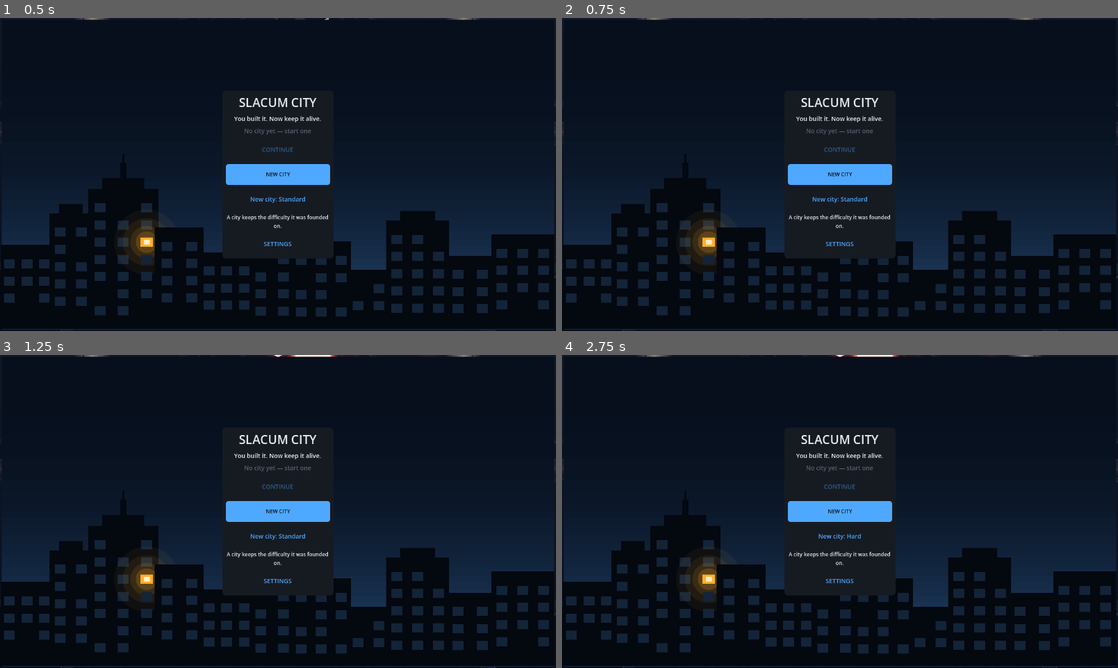
Above: before the commit, frames 1-4 (two rows, left to right).
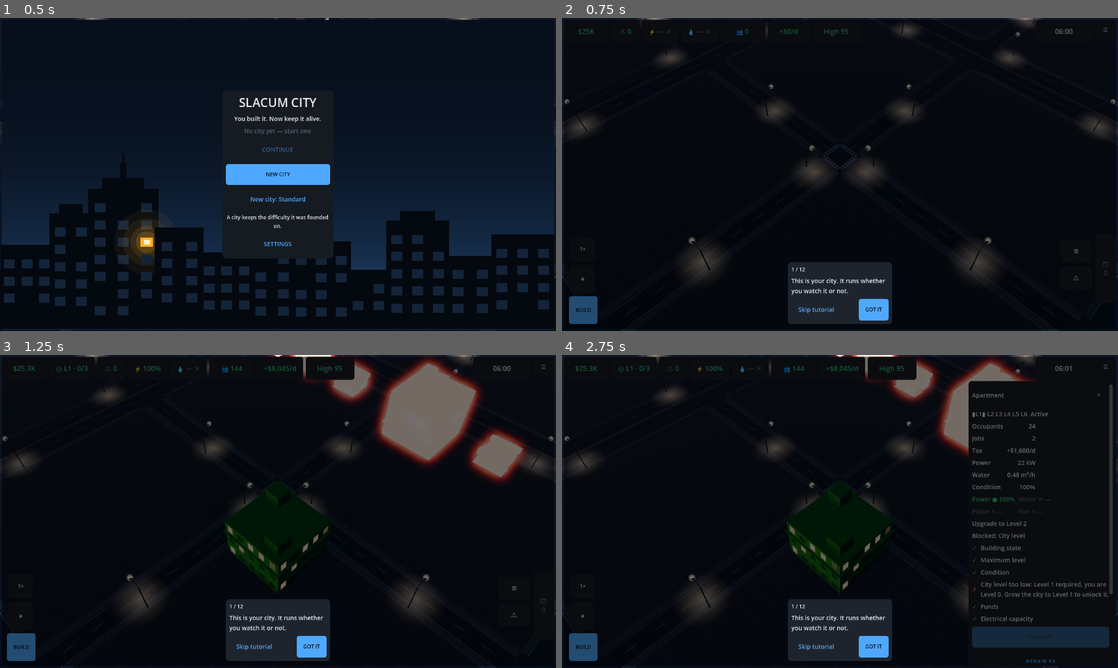
Above: after the commit, the same moments.

Repository: TechBran/slacum-city
Game: Godot game, scene res://game/main.tscn
The game is run twice, just before and just after one commit, with the same random seed, the same clock (stepped at 60 frames per second) and the same inputs.
Inputs (mouse positions are in pixels of both pictures, inside the frame that each line leads up to):
- Up to frame 1 (0.5 s): no input
- Up to frame 2 (0.75 s): click "NEW CITY" at 0.5 s
- Up to frame 3 (1.25 s): no input
- Up to frame 4 (2.75 s): click (840, 511) at 1.25 s, where only the run before the commit has a clickable "NEW CITY"; click (840, 536) at 2 s, where only the run before the commit has a clickable "New city: Standard"

Frame 1 is identical in both runs. In frame 2, 30% of the frame differs, in the area x 0-100%, y 0-100%; in frame 3, 40%; in frame 4, 36%.

Commit message:
Integrate Wave 11: difficulty at the door, floods on screen, stepped loads, last doors
Shell wiring over the five merged Wave-11 branches:
- Title new-game takes the difficulty preset (found_with_difficulty before the
  KEEP capture); S9 shows it read-only; a loaded city re-reports its own.
- FloodView wired end to end: build in _build_ground, event feed, road-rebuild
  hook, per-frame refresh, preset seeds (boot/settings/governor), resync
  prime+snap, and the alerts centre's flood-cell camera jump.
- CONTINUE now steps the restore one slice per frame behind the title door
  (_begin_restore/_advance_restore/_refuse_title_continue) — no more frozen
  frame on a big city; boot/crash restore stays monolithic by design.
- Recall + auto-repair-policy binds; --preset= launch pin for device captures.
- Ruling ids assigned at merge: difficulty RR-48/§K, save-load RR-49..52,
  flood RR-53/§L, doors RR-54, hygiene RR-55..59/§25; doc 92 §29 difficulty,
  §30 auto-repair dial.

Suite: 2,047 tests / 514,573 asserts, 0 failed, 0 silent (the runner now
refuses green when a test method aborts without asserting).

Co-Authored-By: Claude Fable 5 <noreply@anthropic.com>
Claude-Session: https://claude.ai/code/session_016V1Lu8kx1mfpeLa7xidnwc

Diff:
--- a/game/main.gd
+++ b/game/main.gd
@@ -17,6 +17,7 @@
 var streetlights: StreetlightView
 var environment_controller: EnvironmentController
 var weather_fx: WeatherFX
+var flood_view: FloodView
 var camera_rig: CameraRig
 var camera_state: CameraState
 var touch_input: TouchInput
@@ -69,6 +70,12 @@
 var _resumed_slot := -1   # >= 0 when this session restored a save at boot
 var _want_title := false  # clean player launch → the title door owns the load
 var _title_up := false    # true while the door is showing; gates saves + catch-up
+## The load in flight, or null. While it is non-null the sim is HALF-RESTORED —
+## every `_process` line below the guard would read a city that does not exist
+## yet — and the title door is still up, which is what the player sees instead
+## of a frozen frame (doc 08 §2.15.2, doc 13 §2.9.1).
+var _restore_cursor: RestoreCursor = null
+var _restore_slot := -1
 var _render_data: Dictionary = {}
 var road_surface: RoadSurfaceView
 ## doc 11 §7.4's PERF line — emitted by this, because nothing ever called
@@ -311,10 +318,27 @@
 	water_node.name = "Water"
 	water_node.multimesh = water_mm
 	ground_root.add_child(water_node)
+	# doc 11 §2.9b / doc 07 §2.4: standing water on flooded LOW blocks' road
+	# tiles. ONE MultiMesh for the whole city; the node hides itself when the
+	# city is dry, so a dry frame costs nothing (A91-D-26).
+	flood_view = FloodView.new()
+	flood_view.name = "Flood"
+	ground_root.add_child(flood_view)
+	flood_view.setup(_render_data)
+	flood_view.rebuild(world.grid)
+	# Doc 07 PERSISTS the flood field, so a save resumed mid-flood has its
+	# answer before the first frame rather than after the next band crossing.
+	flood_view.prime(sim_host.sim.weather.flood.depth_mm)
+	flood_view.snap()
 
 
 func _build_city_view(render_data: Dictionary) -> void:
 	render_model = RenderStateModel.new(render_data)
+	# doc 11 §7.4 / tools/bench_device.sh: pin the graphics preset from the
+	# launch arguments, BEFORE PerfGovernor and the per-layer seeds read it.
+	for preset_arg in DevArgs.user_args():
+		if String(preset_arg).begins_with("--preset="):
+			render_model.set_preset(String(preset_arg).trim_prefix("--preset="))
 	var manifest: Dictionary = StarterCityLoader.read_json(
 			"res://game/meshes/generated/manifest.json")
 	for entry in manifest.get("meshes", []):
@@ -366,6 +390,8 @@
 	# the settings row. Seed them all from the resolved preset once, here.
 	if road_surface != null:
 		road_surface.set_preset(render_model.preset, render_data)
+	if flood_view != null:
+		flood_view.set_preset(render_model.preset, render_data)
 	vehicle_view.set_preset(render_model.preset, render_data)
 	android_lifecycle.thermal_status_changed.connect(perf_governor.set_thermal_status)
 	construction_view = ConstructionSiteView.new()
@@ -460,6 +486,8 @@
 		ui_root.feed_events(batch)
 	if weather_fx != null:
 		weather_fx.feed_events(batch)   # doc 07's weather_changed / lightning_strike
+	if flood_view != null:
+		flood_view.feed_events(batch)   # doc 07's flood_level_changed
 	for event in batch:
 		match StringName(String(event.get("type", ""))):
 			&"road_graph_changed", &"block_roads_stamped":
@@ -826,8 +854,18 @@
 	root.deeplink_requested.connect(_on_ui_deeplink)
 	root.bind_tax(sim_host.sim.cmd_set_tax_level, sim_host.sim.tax_level(),
 			sim_host.sim.tax_level_count(), sim_host.sim.tax_rate)
+	# Doc 10 §2.13's automatic road repair (doc 12 D-50): the PAIR of dials
+	# `RoadNetwork` takes, seeded from what this city actually holds so a
+	# restored save's policy wins over the data default.
+	root.bind_road_policy(sim_host.sim.cmd_set_auto_repair_policy,
+			sim_host.sim.auto_repair_policy())
+	# Doc 06 §2.11's recall (doc 12 D-48, doc 91 A91-D-24): one line is the door.
+	root.bind_recall(sim_host.sim.cmd_recall_unit)
 	root.bind_dispatch_policy(sim_host.sim.cmd_set_dispatch_policy,
 			sim_host.sim.incidents.dispatch.policy.serialize())
+	# Doc 03 §2.9: S9 shows the city's difficulty read-only (doc 93 §K1 — there
+	# is no setter, so this is a REPORT and not a binding).
+	root.set_city_difficulty(sim_host.sim.difficulty_preset())
 	# §2.13's level-up moment fires on a CHANGE; seed the level the city already
 	# has so a resumed save does not celebrate it a second time.
 	root.set_city_level(sim_host.sim.progression.city_level)
@@ -1098,6 +1136,16 @@
 			var b: Building = sim_host.sim.buildings[sim_id]
 			if sim_id == str(id) or b.id == int(id):
 				return Vector3(b.origin.x * tile_m, 0.0, b.origin.y * tile_m)
+	if kind == &"cell":
+		# doc 07 §2.4 keys a flood cell "B<bx>,<bz>" (land block) or "<tx>,<tz>".
+		var parts := str(id).split(",")
+		if parts.size() == 2:
+			if str(id).begins_with("B"):
+				var bx := int(parts[0].substr(1))
+				var bz := int(parts[1])
+				return Vector3((bx * 16 + 8) * tile_m, 0.0, (bz * 16 + 8) * tile_m)
+			return Vector3(int(parts[0]) * tile_m + 4.0, 0.0,
+					int(parts[1]) * tile_m + 4.0)
 	return null
 
 
@@ -1140,6 +1188,9 @@
 						StarterCityLoader.read_json("res://data/render.json"))
 			if road_surface != null:
 				road_surface.set_preset(str(model.value("graphics")),
+						StarterCityLoader.read_json("res://data/render.json"))
+			if flood_view != null:
+				flood_view.set_preset(str(model.value("graphics")),
 						StarterCityLoader.read_json("res://data/render.json"))
 			if perf_governor != null:
 				# A player's preset choice clears the ladder and any latched drop.
@@ -1178,20 +1229,45 @@
 	_resync_world_views()
 	if ui_root != null:
 		ui_root.restore_ui_state(save_service.last_loaded_ui)
+		# The preset is part of the city (doc 08 §2.8 v6), so a loaded city can
+		# carry a different one than the process booted on.
+		ui_root.set_city_difficulty(sim_host.sim.difficulty_preset())
 	_refresh_hud()
 
 
 func _on_title_continue(slot: int) -> void:
-	var ok := slot >= 0 and save_service.load_slot(sim_host.sim, slot)
-	if not ok:
-		ok = save_service.load_latest(sim_host.sim) >= 0
-	if not ok:
-		ui_root.push_toast(UIWidgets.t(ui_root.config, "ui_saves_failed"),
-				HudModel.STATE_CRITICAL)
-		ui_root.refresh_title()
-		return   # the door survives a corrupt save
-	_resumed_slot = slot
-	_on_ui_save_loaded(slot)
+	if _restore_cursor != null:
+		return   # a second press while the first load is still stepping
+	var target := slot if slot >= 0 else save_service.latest_slot()
+	if target < 0:
+		_refuse_title_continue()
+		return
+	_begin_restore(target)
+
+
+## One step per frame, behind the door. The door IS the veil until there is a
+## real one (doc 91 §20.2 item 19): it is already drawn and already animating,
+## and dismissing it is now the last thing the load does rather than the first.
+func _begin_restore(target: int) -> void:
+	_restore_slot = target
+	_restore_cursor = save_service.begin_load_slot(sim_host.sim, target)
+
+
+## Runs INSTEAD of the rest of `_process` while a load is in flight.
+func _advance_restore() -> void:
+	if not save_service.step_load(_restore_cursor):
+		return
+	_restore_cursor = null
+	if not save_service.last_load_ok:
+		# Exactly the old fallback: the named slot, then the newest other one.
+		var fallback := save_service.latest_slot()
+		if fallback >= 0 and fallback != _restore_slot:
+			_begin_restore(fallback)
+			return
+		_refuse_title_continue()
+		return
+	_resumed_slot = _restore_slot
+	_on_ui_save_loaded(_restore_slot)
 	ui_root.set_city_level(sim_host.sim.progression.city_level)
 	ui_root.dismiss_title()
 	sim_host.paused = false
@@ -1200,7 +1276,20 @@
 		android_lifecycle.save_enabled = true
 
 
-func _on_title_new_game(slot: int) -> void:
+func _refuse_title_continue() -> void:
+	_restore_cursor = null
+	_restore_slot = -1
+	ui_root.push_toast(UIWidgets.t(ui_root.config, "ui_saves_failed"),
+			HudModel.STATE_CRITICAL)
+	ui_root.refresh_title()   # the door survives a corrupt save
+
+
+func _on_title_new_game(slot: int, difficulty: String) -> void:
+	# Doc 03 §2.9 / doc 93 §K1: the preset is chosen ONCE, here, and the window
+	# closes at the founding tick — `found_with_difficulty` refuses after
+	# `tick_index == 0`. It runs BEFORE the capture below, because that capture
+	# is what a KEEP round trip restores.
+	sim_host.sim.found_with_difficulty(difficulty)
 	# `slot` is where the OLD city goes (the door's replace/archive ruling), or
 	# -1 when there is nothing worth keeping.
 	if slot >= 0:
@@ -1238,6 +1327,9 @@
 	if streetlights != null:
 		streetlights.replace_from(sim_host.sim.world.grid, graph,
 				sim_host.sim.world.block_of_tile)
+	# A street laid across a low block is a street that can now flood.
+	if flood_view != null:
+		flood_view.rebuild(sim_host.sim.world.grid)
 
 
 ## Rebuild every world view from the (just-replaced) sim. The render model's
@@ -1293,6 +1385,13 @@
 		streetlights.replace_from(sim.world.grid,
 				sim.roads.graph if sim.roads != null else null,
 				sim.world.block_of_tile)
+	# A loaded save is a different flood field. `prime` takes doc 07's own
+	# persisted depths; `snap` puts the water at its real level on the first
+	# frame instead of rising into it.
+	if flood_view != null:
+		flood_view.rebuild(sim.world.grid)
+		flood_view.prime(sim.weather.flood.depth_mm)
+		flood_view.snap()
 
 
 func _on_ui_dispatch(unit_id: int, incident_id: int) -> void:
@@ -1602,6 +1701,12 @@
 
 
 func _process(delta: float) -> void:
+	# A restore in flight owns the frame: the sim is half-rebuilt at every step
+	# boundary. `sim_host.paused` is already true (the door set it), so no tick
+	# can land in a seam either.
+	if _restore_cursor != null:
+		_advance_restore()
+		return
 	var hour := sim_host.hour_of_day_float()
 	_hud_timer += delta
 	if _hud_timer >= HUD_REFRESH_S:
@@ -1609,6 +1714,8 @@
 		_refresh_hud()
 	if weather_fx != null:
 		weather_fx.refresh(delta, camera_state.focus)
+	if flood_view != null:
+		flood_view.refresh(delta)
 	environment_controller.apply(hour, delta)
 	city_view.refresh(delta, hour, camera_rig.camera.global_position)
 	if construction_view != null:
@@ -1656,6 +1763,8 @@
 					construction_plant.set_preset(String(knobs["preset"]), _render_data)
 				if road_surface != null:
 					road_surface.set_preset(String(knobs["preset"]), _render_data)
+				if flood_view != null:
+					flood_view.set_preset(String(knobs["preset"]), _render_data)
 			if audio != null:
 				audio.feed_batch(perf_governor.drain_events())   # telemetry cue
 	if _autosave_interval_s > 0.0 and save_service != null:
